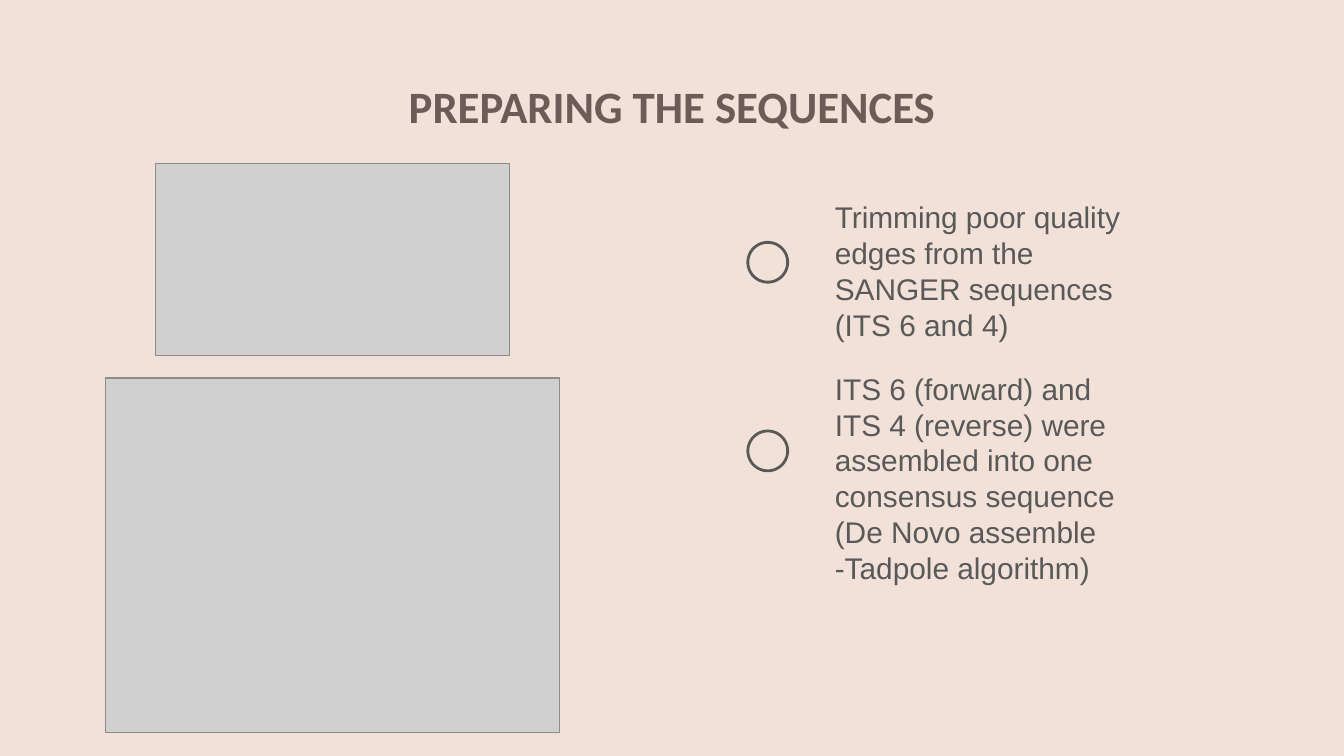
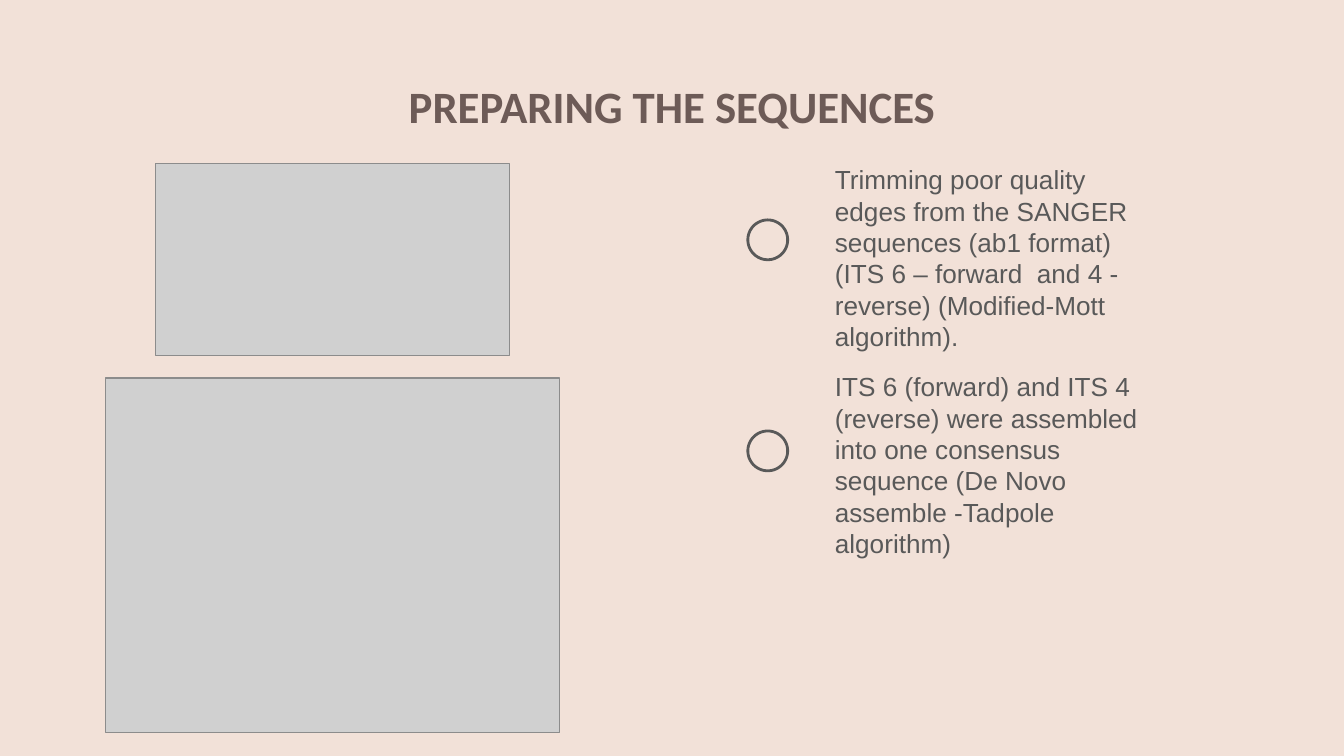
Before and after one commit to sarahcarolinedesouza/phylo563_project_sarah, a slide deck: slide 6 of Phylogenetic tree presentation Sarah.pptx. Drawn at 1344x756 pixels with LibreOffice and Linux fonts; fonts in the diff are those of the drawing; grey boxes stand for pictures; background and template pictures are left out. Boxes give left, top, right and bottom in pixels: in the first picture for what was removed or moved away, otherwise in the second. Text is boxed around its words. In the diff, an @@ line names an element or a change of style, - is before the commit and + after.

```diff
--- a/Phylogenetic tree presentation Sarah.pptx
+++ b/Phylogenetic tree presentation Sarah.pptx
@@ text at bbox=[835, 170, 1128, 352]: text changed; size 16 to 14 pt @@
-Trimming poor quality edges from the SANGER sequences (ITS 6 and 4)
+Trimming poor quality edges from the SANGER sequences (ab1 format) (ITS 6 – forward and 4 - reverse) (Modified-Mott algorithm).
@@ freeform shape: place and size @@
-freeform shape at bbox=[747, 242, 788, 282]
+freeform shape at bbox=[747, 220, 788, 261]
@@ text "ITS 6 (forward) and ITS ..." at bbox=[835, 377, 1138, 559]: size 16 to 14 pt @@
```
Also in this commit, not shown: 7 other slides changed, 3 slides added, 1 slide removed, 8 other files.
